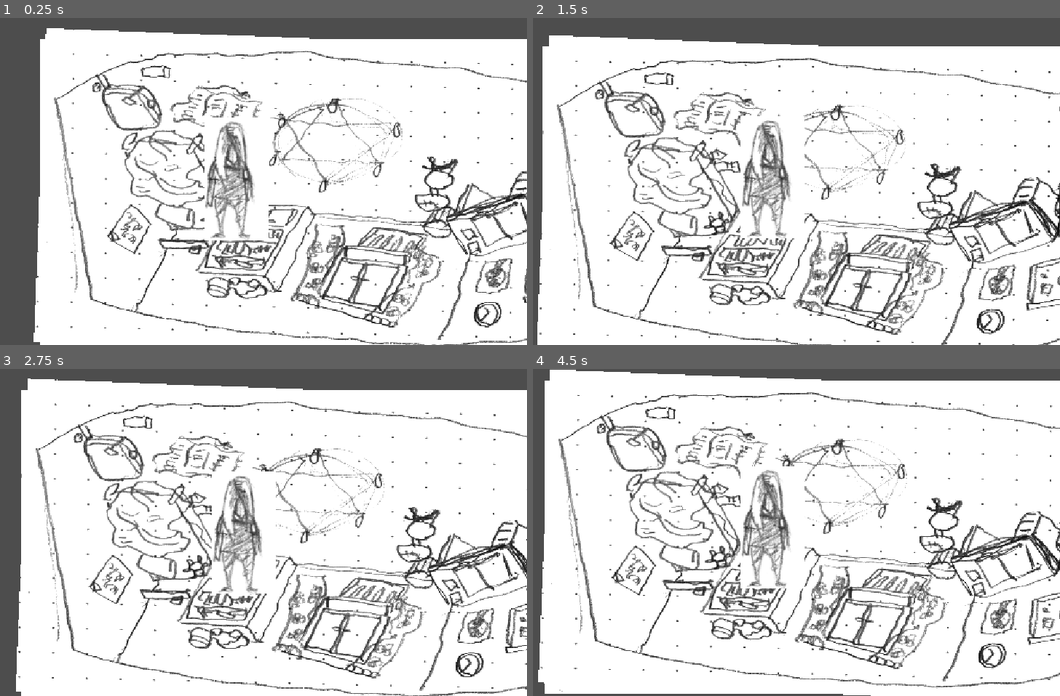
Above: before the commit, frames 1-4 (two rows, left to right).
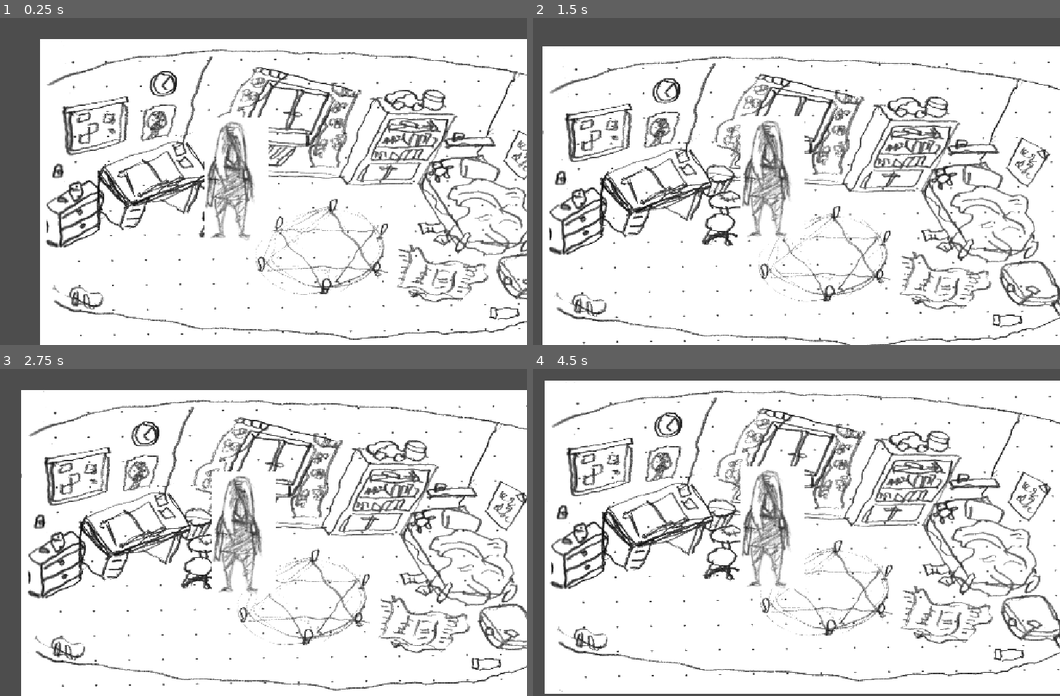
Above: after the commit, the same moments.

Repository: nallemi/manaaja
Game: Godot game, scene res://world.tscn
Same seed, same stepped clock (60 frames per second), same inputs: the game is played once before the commit and once after it.
Inputs (mouse positions are in pixels of both pictures, inside the frame that each line leads up to):
- Up to frame 1 (0.25 s): no input
- Up to frame 2 (1.5 s): tap Enter at 0.5 s; move the mouse to (922, 145) at 0.52 s; click (922, 145) at 0.67 s; move the mouse to (670, 184) at 1.27 s; click (670, 184) at 1.42 s
- Up to frame 3 (2.75 s): move the mouse to (511, 637) at 2.02 s; click (511, 637) at 2.17 s
- Up to frame 4 (4.5 s): move the mouse to (569, 614) at 2.77 s; click (569, 614) at 2.92 s; move the mouse to (912, 483) at 3.52 s; click (912, 483) at 3.67 s; move the mouse to (670, 519) at 4.27 s; click (670, 519) at 4.42 s

The runs differ from the first frame. In frame 1, 24% of the frame differs, in the area x 6-100%, y 3-100%; in frame 2, 25%; in frame 3, 25%; in frame 4, 26%, in the area x 0-100%, y 0-100%.

Commit message:
v 0.022 room overhaul

Diff:
--- /dev/null
+++ b/manaaja/hallway.tscn
@@ -0,0 +1,29 @@
+[gd_scene format=3 uid="uid://j287odgacof0"]
+
+[ext_resource type="PackedScene" uid="uid://dax5c0c3g3i3s" path="res://room.tscn" id="1_n7rl0"]
+[ext_resource type="Texture2D" uid="uid://c8atiqlx51o5g" path="res://assets/hallway.png" id="2_kb5x2"]
+[ext_resource type="PackedScene" uid="uid://8lrrcfqgnxx6" path="res://door.tscn" id="3_g8fis"]
+
+[sub_resource type="RectangleShape2D" id="RectangleShape2D_88gup"]
+size = Vector2(157.23218, 377.82233)
+
+[node name="Room" unique_id=299629110 instance=ExtResource("1_n7rl0")]
+
+[node name="Sprite2D" parent="background" parent_id_path=PackedInt32Array(202743860) index="0" unique_id=1056987381]
+texture = ExtResource("2_kb5x2")
+
+[node name="Player_room_door" parent="." index="1" unique_id=396894312 instance=ExtResource("3_g8fis")]
+position = Vector2(395, 271)
+scale = Vector2(0.6, 0.444206)
+target_room = null
+target_door = ""
+
+[node name="Marker2D" parent="Player_room_door" index="1" unique_id=250598033]
+position = Vector2(-18.333332, 119.313995)
+
+[node name="CollisionShape2D" parent="Player_room_door" index="2" unique_id=221464734]
+position = Vector2(29.166687, -97.92761)
+rotation = 0.3874631
+shape = SubResource("RectangleShape2D_88gup")
+
+[editable path="Player_room_door"]
--- a/manaaja/interactable.tscn
+++ b/manaaja/interactable.tscn
@@ -15,7 +15,6 @@
 position = Vector2(-5, 40)
 
 [node name="CollisionShape2D" type="CollisionShape2D" parent="." unique_id=221464734]
-position = Vector2(3, -49)
 shape = SubResource("CapsuleShape2D_h72kw")
 
 [connection signal="input_event" from="." to="." method="_on_input_event"]
--- a/manaaja/player_room.tscn
+++ b/manaaja/player_room.tscn
@@ -1,28 +1,36 @@
 [gd_scene format=3 uid="uid://cfy27d7lwvu5c"]
 
-[ext_resource type="Texture2D" uid="uid://d1dm4kx5lux1f" path="res://assets/tausta.png" id="1_hw8qq"]
-[ext_resource type="Script" uid="uid://ddms6voyokcfp" path="res://room.gd" id="1_plsfm"]
-[ext_resource type="PackedScene" uid="uid://d3xsr4sx3dtko" path="res://interactable.tscn" id="2_8tnse"]
+[ext_resource type="PackedScene" uid="uid://dax5c0c3g3i3s" path="res://room.tscn" id="1_hw8qq"]
+[ext_resource type="Texture2D" uid="uid://d1dm4kx5lux1f" path="res://assets/tausta.png" id="2_1ojmq"]
+[ext_resource type="PackedScene" uid="uid://d3xsr4sx3dtko" path="res://interactable.tscn" id="3_3q6a7"]
+[ext_resource type="PackedScene" uid="uid://8lrrcfqgnxx6" path="res://door.tscn" id="4_wo40j"]
 
-[node name="Room" type="Node2D" unique_id=299629110]
-script = ExtResource("1_plsfm")
+[sub_resource type="RectangleShape2D" id="RectangleShape2D_o6f6g"]
+size = Vector2(139.57755, 163.18338)
 
-[node name="background" type="Node2D" parent="." unique_id=202743860]
+[node name="Player_room" unique_id=299629110 instance=ExtResource("1_hw8qq")]
 
-[node name="Sprite2D" type="Sprite2D" parent="background" unique_id=1056987381]
-position = Vector2(575, 321.5)
-scale = Vector2(0.6, 0.444206)
-texture = ExtResource("1_hw8qq")
+[node name="Sprite2D" parent="background" parent_id_path=PackedInt32Array(202743860) index="0" unique_id=1056987381]
+texture = ExtResource("2_1ojmq")
 
-[node name="Bookshelf" parent="." unique_id=396894312 instance=ExtResource("2_8tnse")]
-position = Vector2(683, 278)
+[node name="Bookcase" parent="." index="1" unique_id=396894312 instance=ExtResource("3_3q6a7")]
+position = Vector2(707, 217)
 
-[node name="Marker2D" parent="Bookshelf" index="1" unique_id=250598033]
-position = Vector2(-22, 41)
+[node name="Marker2D" parent="Bookcase" index="1" unique_id=250598033]
+position = Vector2(-9.6796875, 99.51099)
 
-[node name="CollisionShape2D" parent="Bookshelf" index="2" unique_id=221464734]
-position = Vector2(14, -51)
+[node name="CollisionShape2D" parent="Bookcase" index="2" unique_id=221464734]
+position = Vector2(4, 4)
+rotation = 0.31066868
+shape = SubResource("RectangleShape2D_o6f6g")
 
-[connection signal="interacted" from="Bookshelf" to="." method="_on_interactable_interacted"]
+[node name="Door 1" parent="." index="2" unique_id=1667056367 instance=ExtResource("4_wo40j")]
+position = Vector2(41, 480)
+target_room = null
+target_door = ""
 
-[editable path="Bookshelf"]
+[node name="Marker2D" parent="Door 1" index="1" unique_id=250598033]
+position = Vector2(57.77362, -2.9623413)
+
+[editable path="Bookcase"]
+[editable path="Door 1"]
--- a/manaaja/room.tscn
+++ b/manaaja/room.tscn
@@ -1,15 +1,6 @@
 [gd_scene format=3 uid="uid://dax5c0c3g3i3s"]
 
 [ext_resource type="Script" uid="uid://ddms6voyokcfp" path="res://room.gd" id="1_4o3f6"]
-[ext_resource type="Texture2D" uid="uid://d1dm4kx5lux1f" path="res://assets/tausta.png" id="2_v5vuv"]
-[ext_resource type="PackedScene" uid="uid://d3xsr4sx3dtko" path="res://interactable.tscn" id="3_ka7wq"]
-[ext_resource type="PackedScene" uid="uid://8lrrcfqgnxx6" path="res://door.tscn" id="4_v5vuv"]
-
-[sub_resource type="RectangleShape2D" id="RectangleShape2D_aqk2v"]
-size = Vector2(172, 169)
-
-[sub_resource type="RectangleShape2D" id="RectangleShape2D_036b0"]
-size = Vector2(115.82414, 193.95792)
 
 [node name="Room" type="Node2D" unique_id=299629110]
 script = ExtResource("1_4o3f6")
@@ -19,49 +10,3 @@
 [node name="Sprite2D" type="Sprite2D" parent="background" unique_id=1056987381]
 position = Vector2(575, 321.5)
 scale = Vector2(0.6, 0.444206)
-texture = ExtResource("2_v5vuv")
-
-[node name="Bookshelf" parent="." unique_id=396894312 instance=ExtResource("3_ka7wq")]
-position = Vector2(683, 278)
-
-[node name="Marker2D" parent="Bookshelf" index="1" unique_id=250598033]
-position = Vector2(-22, 41)
-
-[node name="CollisionShape2D" parent="Bookshelf" index="2" unique_id=221464734]
-position = Vector2(20, -57.5)
-shape = SubResource("RectangleShape2D_aqk2v")
-
-[node name="Table" parent="." unique_id=571910946 instance=ExtResource("3_ka7wq")]
-position = Vector2(220, 351)
-
-[node name="Marker2D" parent="Table" index="1" unique_id=250598033]
-position = Vector2(45, 38)
-
-[node name="CollisionShape2D" parent="Table" index="2" unique_id=221464734]
-position = Vector2(12.999985, -58)
-rotation = 0.85346603
-scale = Vector2(1, 0.9999999)
-skew = 0.3106686
-shape = SubResource("RectangleShape2D_036b0")
-
-[node name="Pizza" parent="." unique_id=859715386 instance=ExtResource("3_ka7wq")]
-position = Vector2(973, 535)
-
-[node name="Marker2D" parent="Pizza" index="1" unique_id=250598033]
-position = Vector2(-81, -22)
-
-[node name="CollisionShape2D" parent="Pizza" index="2" unique_id=221464734]
-position = Vector2(-7, -51)
-
-[node name="Door 0" parent="." unique_id=139909584 instance=ExtResource("4_v5vuv")]
-position = Vector2(36, 507)
-target_room = null
-target_door = ""
-
-[node name="Marker2D" parent="Door 0" index="1" unique_id=250598033]
-position = Vector2(63, -30)
-
-[editable path="Bookshelf"]
-[editable path="Table"]
-[editable path="Pizza"]
-[editable path="Door 0"]
--- a/manaaja/world.gd
+++ b/manaaja/world.gd
@@ -1,6 +1,12 @@
 extends Node2D
+@export var starting_room: PackedScene
+var current_room: Node2D
 
 func _on_room_interaction(target: Variant, target_position: Variant) -> void:
 	$Player.target_position = target_position
 	$Player.interaction_target = target
 	print(target)
+
+func _ready():
+	current_room = starting_room.instantiate()
+	add_child(current_room)
--- a/manaaja/world.tscn
+++ b/manaaja/world.tscn
@@ -2,11 +2,12 @@
 
 [ext_resource type="Script" uid="uid://ckfml3tfvqx7e" path="res://world.gd" id="1_aqk2v"]
 [ext_resource type="Texture2D" uid="uid://d1dm4kx5lux1f" path="res://assets/tausta.png" id="1_fj7yv"]
+[ext_resource type="PackedScene" uid="uid://cfy27d7lwvu5c" path="res://player_room.tscn" id="2_036b0"]
 [ext_resource type="PackedScene" uid="uid://bssi5aq5ewlb3" path="res://player.tscn" id="2_fj7yv"]
-[ext_resource type="PackedScene" uid="uid://dax5c0c3g3i3s" path="res://room.tscn" id="4_aqk2v"]
 
 [node name="World" type="Node2D" unique_id=1860248028]
 script = ExtResource("1_aqk2v")
+starting_room = ExtResource("2_036b0")
 
 [node name="Background" type="Node2D" parent="." unique_id=870409266]
 visible = false
@@ -26,16 +27,3 @@
 [node name="Player" parent="." unique_id=441730898 instance=ExtResource("2_fj7yv")]
 z_index = 2
 position = Vector2(393, 293)
-
-[node name="Player_room" parent="." unique_id=299629110 instance=ExtResource("4_aqk2v")]
-
-[node name="Hallway" parent="." unique_id=1787773271 instance=ExtResource("4_aqk2v")]
-
-[node name="Sprite2D" parent="Hallway/background" parent_id_path=PackedInt32Array(1787773271, 202743860) index="0" unique_id=1056987381]
-rotation = -3.1031954
-
-[editable path="Hallway"]
-[editable path="Hallway/Bookshelf"]
-[editable path="Hallway/Table"]
-[editable path="Hallway/Pizza"]
-[editable path="Hallway/Door 0"]
Binary file added: manaaja/assets/hallway.png
Not shown, added: manaaja/assets/hallway.png.import
